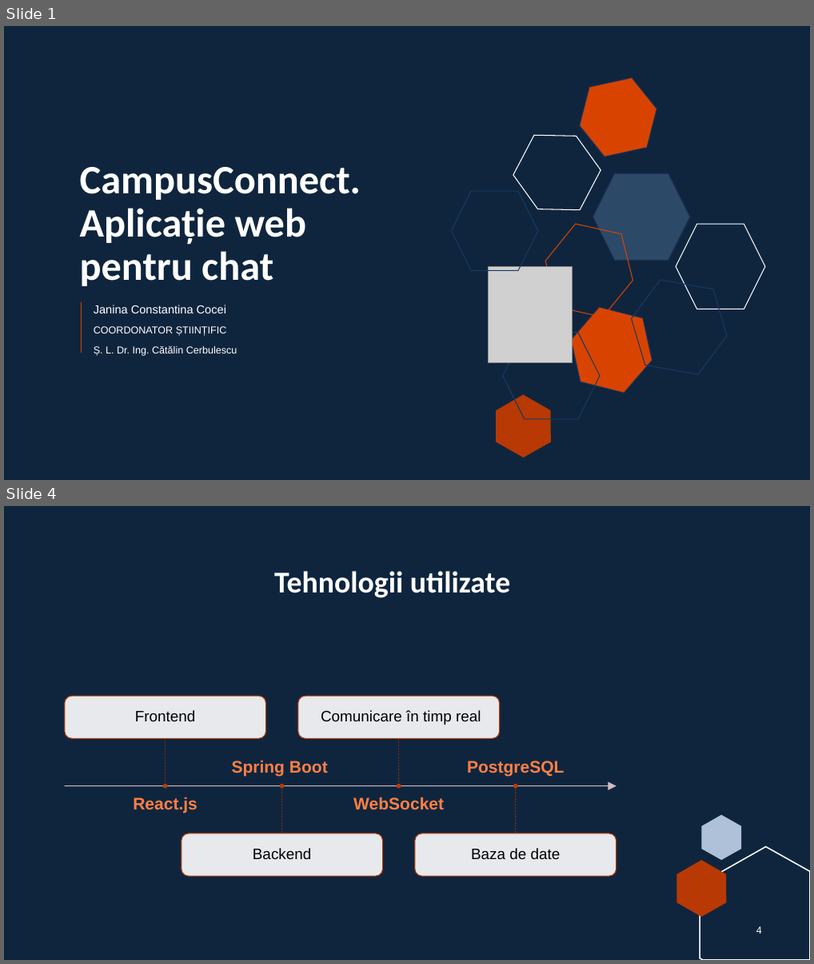
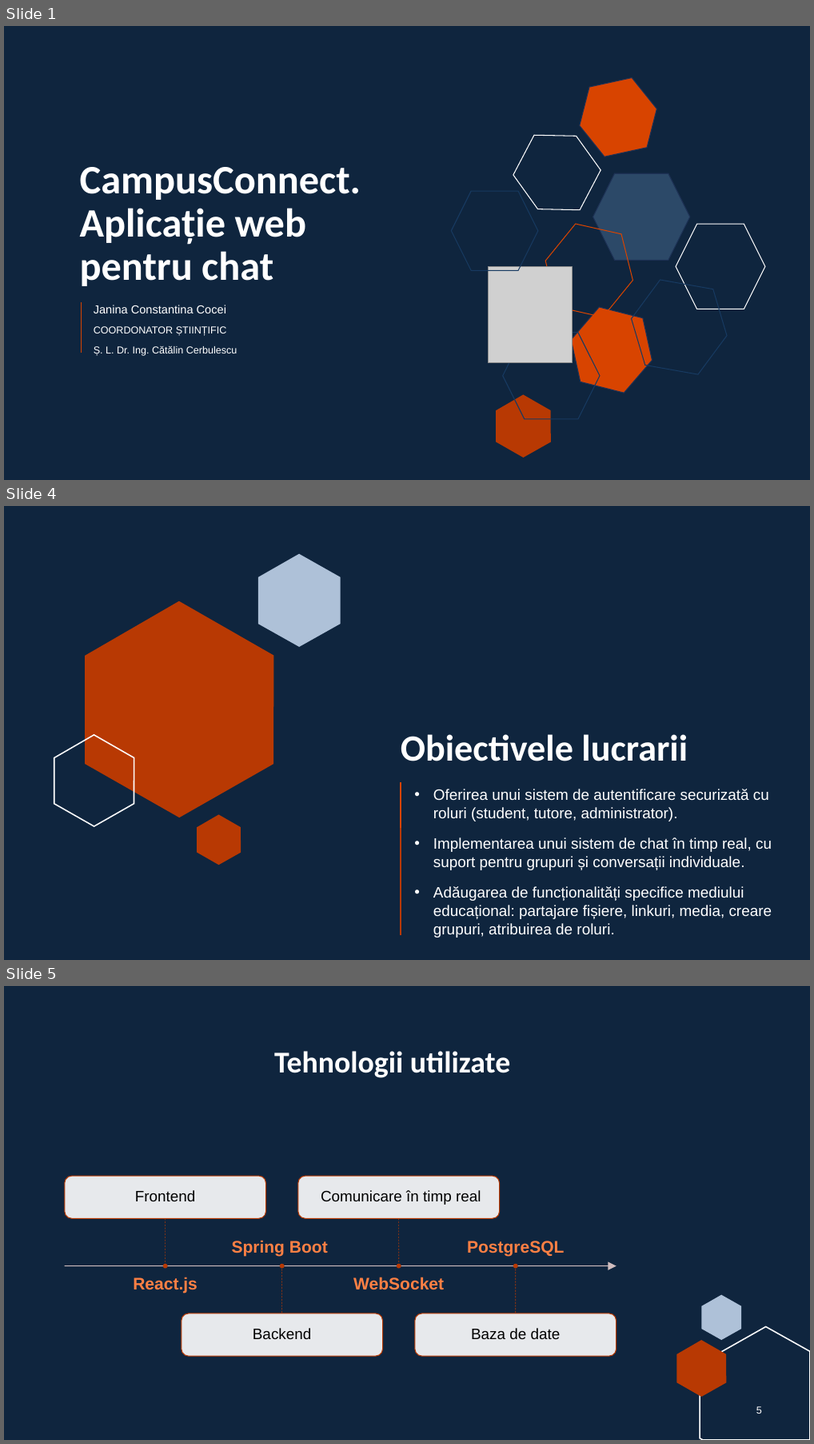
Before and after one commit to janina280/CampusConnect, a slide deck: Documentation/CampusConnect.pptx. Shown one above the other, each under a label of ours: slides 1 and 4 before the commit, slides 1, 4 and 5 after it; the slides between them are not shown. The pictures are 814x964 and 814x1444 pixels, drawn with LibreOffice and Linux fonts; fonts in the diff are those of the drawing; grey boxes stand for pictures; background and template pictures are left out. Boxes give left, top, right and bottom in pixels: in the first picture for what was removed or moved away, otherwise in the second. Text is boxed around its words. In the diff, an @@ line names an element or a change of style, - is before the commit and + after.

```diff
--- a/Documentation/CampusConnect.pptx
+++ b/Documentation/CampusConnect.pptx
@@ slide 4 added at [4,506,810,960], background #0F253E @@
@@ freeform shape added at [258,554,340,647], fill #AEC1D8 @@
@@ freeform shape added at [85,601,274,817], fill #B83903 @@
@@ freeform shape added at [54,735,134,826], outline #FFFFFF 1.5 pt @@
@@ title added at [401,734,688,761], 44 pt, text #FFFFFF, bold @@
+Obiectivele lucrarii
@@ line added from (401, 782) to (401, 832), #D84400 1.5 pt @@
@@ text added at [434,788,773,937], 18 pt, text #FFFFFF @@
+• Oferirea unui sistem de autentificare securizată cu roluri (student, tutore, administrator).
+• Implementarea unui sistem de chat în timp real, cu suport pentru grupuri și conversații individuale.
+• Adăugarea de funcționalități specifice mediului educațional: partajare fișiere, linkuri, media, creare grupuri, atribuirea de roluri.
@@ freeform shape added at [197,815,241,864], fill #B83903 @@
@@ line added from (401, 828) to (401, 935), #B83903 1.5 pt @@
@@ what was slide 4 is now slide 5 @@
@@ page number at [757,1406,762,1413]: text changed @@
-4
+5
```
Also in this commit, not shown: 2 slides changed, 3 other slides added, 2 slides removed.
